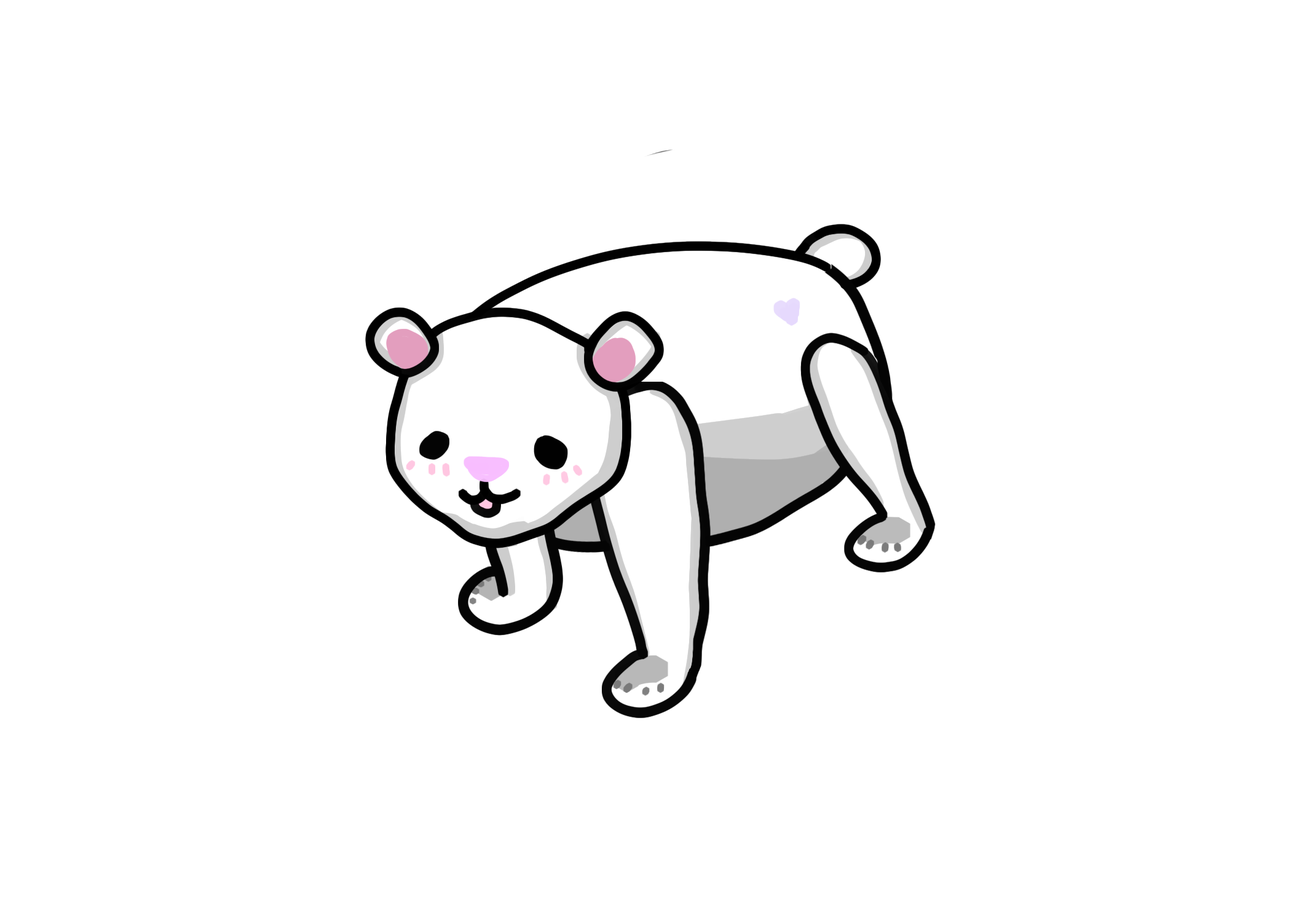
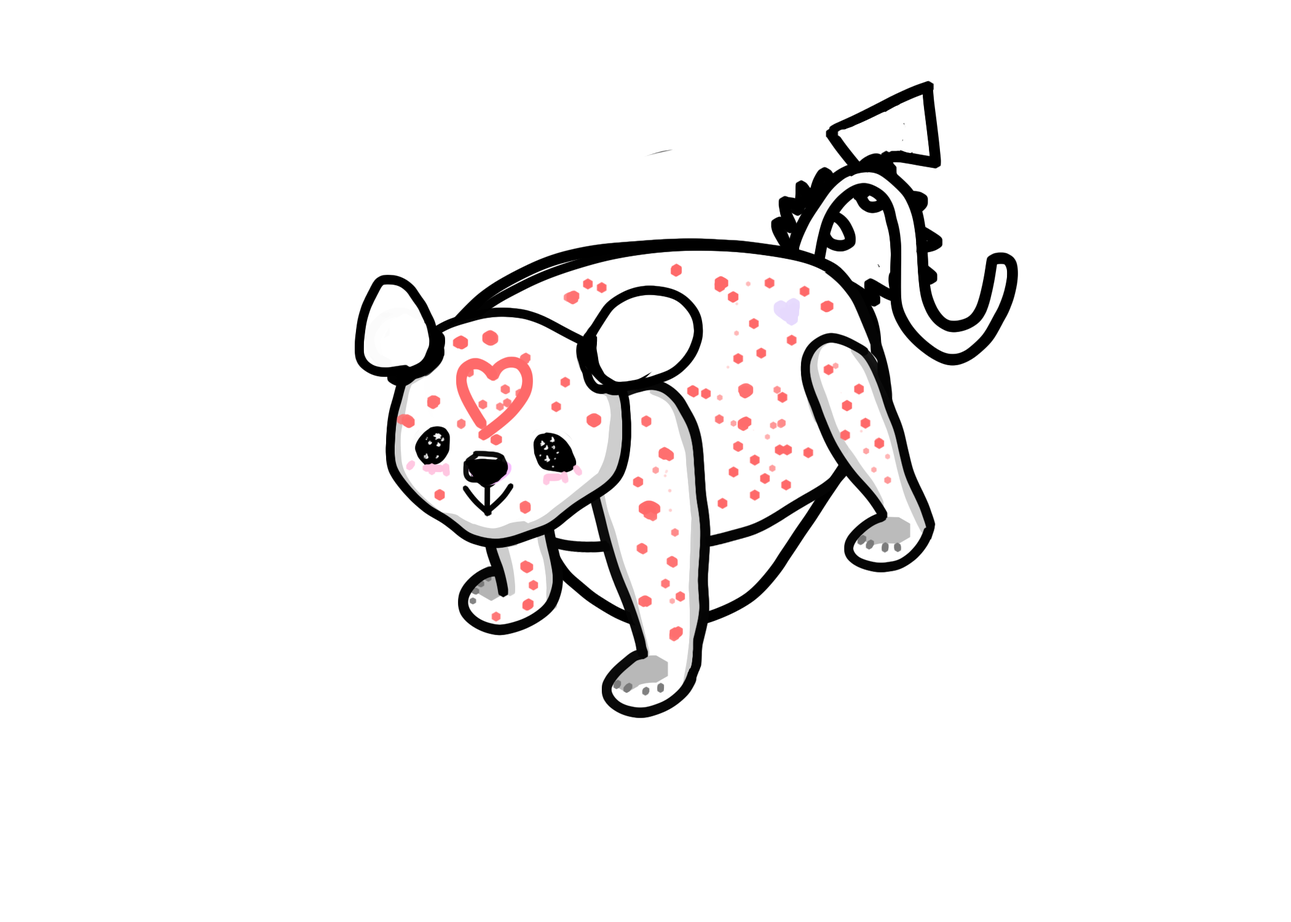
Layered file, before and after one edit (1291 × 922). Changes by layer:
added layer "choroba" in group "dodatki" over [left=396, top=263, right=892, bottom=643]
added layer "ozdoba2" in group "dodatki" over [left=456, top=356, right=534, bottom=442]
added layer "okolewe5" in group "oczęta" over [left=407, top=420, right=577, bottom=480]
added layer "ucho4leweline" in group "uszy" over [left=354, top=274, right=439, bottom=379]
added layer "ucho4lewekol" in group "uszy" over [left=361, top=279, right=432, bottom=372]
added layer "ucho4praweline" in group "uszy" over [left=581, top=285, right=704, bottom=393]
added layer "ucho4prawekolor" in group "uszy" over [left=581, top=290, right=687, bottom=385]
added layer "ucho3leweline" in group "uszy" over [left=381, top=309, right=445, bottom=382]
added layer "ucho3praweline" in group "uszy" over [left=580, top=320, right=652, bottom=395]
added layer "ucho2praweline" in group "uszy" over [left=576, top=327, right=633, bottom=397]
added layer "ucho2line" in group "uszy" over [left=387, top=309, right=628, bottom=388]
added layer "tułówgrubyline" in group "Tułów" over [left=423, top=238, right=883, bottom=630]
added layer "tułówgrubykolor" in group "Tułów" over [left=464, top=239, right=873, bottom=623]
added layer "ogon5line" in group "ogon" over [left=785, top=160, right=1019, bottom=366]
added layer "ogon5kolor" in group "ogon" over [left=799, top=168, right=1010, bottom=357]
added layer "ogon4linenokolor" in group "ogon" over [left=789, top=153, right=898, bottom=277]
added layer "ogon3line" in group "ogon" over [left=771, top=162, right=944, bottom=308]
added layer "ogon3kolor" in group "ogon" over [left=787, top=170, right=934, bottom=298]
added layer "ogon2line" in group "ogon" over [left=800, top=80, right=942, bottom=290]
added layer "ogon2kolor" in group "ogon" over [left=605, top=92, right=940, bottom=416]
…and 19 more changes (10 added, 3 moved_by, 2 painted, 8 visibility)
